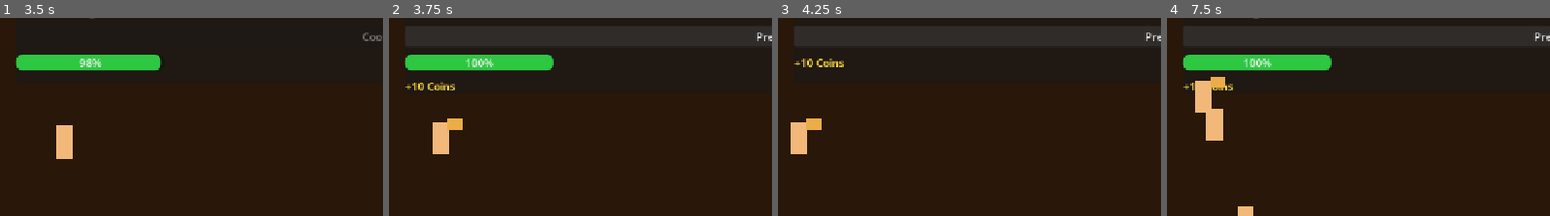
Above: before the commit, frames 1-4 (left to right).
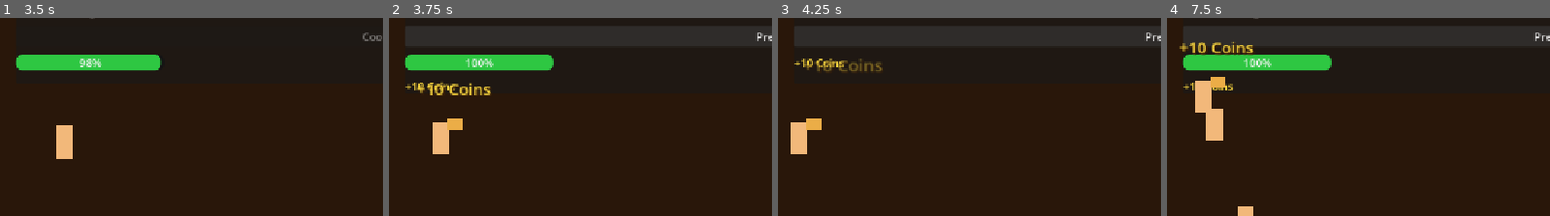
Above: after the commit, the same moments.

Repository: pyto159/ShawarmaEmpire
Game: Godot game, scene res://Scenes/Main.tscn
Two runs of this game, one before a commit and one after it. Both use one fixed random seed, a clock stepped at 60 frames per second and the inputs below.
Inputs:
- Up to frame 1 (3.5 s): click "Prepare" at 0.5 s
- Up to frame 2 (3.75 s): no input
- Up to frame 3 (4.25 s): no input
- Up to frame 4 (7.5 s): click "Prepare" at 4.25 s
The pictures show only the part of the screen within x 0-50%, y 14-64%; the shares and areas given below are measured in that part.

Frame 1 is identical in both runs. In frame 2, 0.6% of the frame differs, in the area x 7-27%, y 32-40%; in frame 3, 0.5%; in frame 4, 0.7%, in the area x 3-23%, y 11-20%.

Commit message:
Add floating coin feedback

Diff:
--- a/shawarma-empire/Scenes/Main.gd
+++ b/shawarma-empire/Scenes/Main.gd
@@ -2,6 +2,7 @@
 
 const CUSTOMER_QUEUE_PATH: NodePath = NodePath("../CustomerQueue")
 const CUSTOMER_EXIT_OFFSET: Vector2 = Vector2(-160.0, 0.0)
+const FLOATING_COIN_OFFSET: Vector2 = Vector2(0.0, -48.0)
 const DEFAULT_SPAWN_INTERVAL: float = 3.0
 const DEFAULT_MAX_ACTIVE_CUSTOMERS: int = 4
 const DEFAULT_QUEUE_CAPACITY: int = 4
@@ -9,12 +10,14 @@
 @export var spawn_interval: float = DEFAULT_SPAWN_INTERVAL
 @export var max_active_customers: int = DEFAULT_MAX_ACTIVE_CUSTOMERS
 @export var queue_capacity: int = DEFAULT_QUEUE_CAPACITY
+@export var floating_coin_feedback_scene: PackedScene
 
 @onready var game_hud: GameHUD = $GameHUD
 @onready var cooking_stand: CookingStand = $World/CookingStand
 @onready var customer_queue: QueueSystem = $World/CustomerQueue
 @onready var customer_spawner: Spawner2D = $World/CustomerSpawner
 @onready var spawned_customers: Node2D = $World/SpawnedCustomers
+@onready var floating_coin_layer: Node2D = $FloatingCoinLayer
 
 var active_customer: Customer
 var _spawn_timer: Timer = Timer.new()
@@ -152,5 +155,21 @@
 	if earned_coins > 0:
 		GameManager.add_coins(earned_coins)
 		game_hud.show_coin_feedback(earned_coins)
+		_show_floating_coin_feedback(served_customer.global_position, earned_coins)
 
 	_update_active_customer()
+
+
+func _show_floating_coin_feedback(source_position: Vector2, amount: int) -> void:
+	if floating_coin_feedback_scene == null or amount <= 0:
+		return
+
+	var feedback: Node = floating_coin_feedback_scene.instantiate()
+	if not feedback is FloatingCoinFeedback:
+		feedback.queue_free()
+		return
+
+	var floating_feedback: FloatingCoinFeedback = feedback as FloatingCoinFeedback
+	floating_coin_layer.add_child(floating_feedback)
+	floating_feedback.global_position = source_position + FLOATING_COIN_OFFSET
+	floating_feedback.play(amount)
--- a/shawarma-empire/Scenes/Main.tscn
+++ b/shawarma-empire/Scenes/Main.tscn
@@ -6,7 +6,8 @@
 [ext_resource type="Script" path="res://Scripts/Stand/ShawarmaStand.gd" id="5_stand"]
 [ext_resource type="PackedScene" path="res://Scenes/Stand/CookingStand.tscn" id="6_cooking_stand"]
 [ext_resource type="PackedScene" path="res://Scenes/UI/GameHUD.tscn" id="7_game_hud"]
-[ext_resource type="PackedScene" path="res://Scenes/Customer/Customer.tscn" id="8_customer"]
+[ext_resource type="PackedScene" path="res://Scenes/UI/FloatingCoinFeedback.tscn" id="8_floating_coin_feedback"]
+[ext_resource type="PackedScene" path="res://Scenes/Customer/Customer.tscn" id="13_customer"]
 [ext_resource type="Script" path="res://Scripts/Spawning/Spawner2D.gd" id="9_spawner"]
 [ext_resource type="Script" path="res://Scripts/Spawning/SpawnPoint2D.gd" id="10_spawn_point"]
 [ext_resource type="Script" path="res://Scripts/Spawning/SpawnDefinition.gd" id="11_spawn_definition"]
@@ -29,6 +30,7 @@
 grow_horizontal = 2
 grow_vertical = 2
 script = ExtResource("1_main")
+floating_coin_feedback_scene = ExtResource("8_floating_coin_feedback")
 
 [node name="Background" type="ColorRect" parent="."]
 layout_mode = 1
@@ -42,6 +44,10 @@
 [node name="GameHUD" parent="." instance=ExtResource("7_game_hud")]
 layout_mode = 1
 cooking_stand_path = NodePath("../World/CookingStand")
+
+[node name="FloatingCoinLayer" type="Node2D" parent="."]
+z_index = 100
+
 
 [node name="World" type="Node2D" parent="."]
 position = Vector2(360, 420)
--- /dev/null
+++ b/shawarma-empire/Scenes/UI/FloatingCoinFeedback.tscn
@@ -0,0 +1,22 @@
+[gd_scene load_steps=2 format=3 uid="uid://floating_coin_feedback"]
+
+[ext_resource type="Script" path="res://Scripts/UI/FloatingCoinFeedback.gd" id="1_floating_coin_feedback"]
+
+[node name="FloatingCoinFeedback" type="Node2D"]
+script = ExtResource("1_floating_coin_feedback")
+
+[node name="CoinAmountLabel" type="Label" parent="."]
+unique_name_in_owner = true
+offset_left = -48.0
+offset_top = -18.0
+offset_right = 48.0
+offset_bottom = 18.0
+pivot_offset = Vector2(48, 18)
+text = "+0 Coins"
+horizontal_alignment = 1
+vertical_alignment = 1
+theme_override_colors/font_color = Color(1, 0.86, 0.25, 1)
+theme_override_colors/font_shadow_color = Color(0.22, 0.12, 0.03, 0.85)
+theme_override_constants/shadow_offset_x = 2
+theme_override_constants/shadow_offset_y = 2
+theme_override_font_sizes/font_size = 22
--- /dev/null
+++ b/shawarma-empire/Scripts/UI/FloatingCoinFeedback.gd
@@ -0,0 +1,45 @@
+extends Node2D
+class_name FloatingCoinFeedback
+
+const DEFAULT_FLOAT_DISTANCE: float = 64.0
+const DEFAULT_DURATION: float = 0.9
+const DEFAULT_TEXT_PREFIX: String = "+"
+const DEFAULT_TEXT_SUFFIX: String = " Coins"
+const FINAL_SCALE: Vector2 = Vector2(1.15, 1.15)
+const START_SCALE: Vector2 = Vector2(0.9, 0.9)
+
+@export var float_distance: float = DEFAULT_FLOAT_DISTANCE
+@export var duration: float = DEFAULT_DURATION
+@export var text_prefix: String = DEFAULT_TEXT_PREFIX
+@export var text_suffix: String = DEFAULT_TEXT_SUFFIX
+
+@onready var label: Label = %CoinAmountLabel
+
+
+func _ready() -> void:
+	visible = false
+
+
+func play(amount: int) -> void:
+	if amount <= 0:
+		queue_free()
+		return
+
+	label.text = text_prefix + str(amount) + text_suffix
+	visible = true
+	_start_animation()
+
+
+func _start_animation() -> void:
+	var start_position: Vector2 = position
+	var end_position: Vector2 = start_position + Vector2.UP * float_distance
+	modulate = Color.WHITE
+	scale = START_SCALE
+
+	var tween: Tween = create_tween()
+	tween.set_parallel(true)
+	tween.tween_property(self, "position", end_position, duration).set_trans(Tween.TRANS_QUAD).set_ease(Tween.EASE_OUT)
+	tween.tween_property(self, "modulate:a", 0.0, duration).set_trans(Tween.TRANS_QUAD).set_ease(Tween.EASE_IN)
+	tween.tween_property(self, "scale", FINAL_SCALE, duration).set_trans(Tween.TRANS_BACK).set_ease(Tween.EASE_OUT)
+	tween.set_parallel(false)
+	tween.tween_callback(queue_free)
Not shown: 2 places in shawarma-empire/Scenes/Main.tscn that only renumber resources
